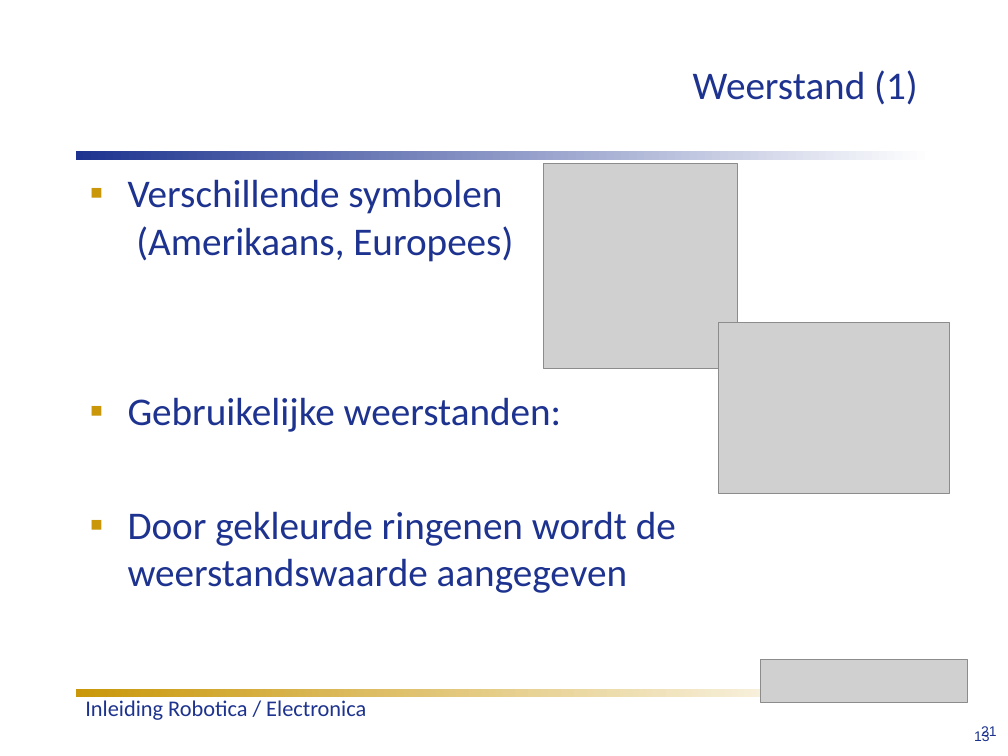
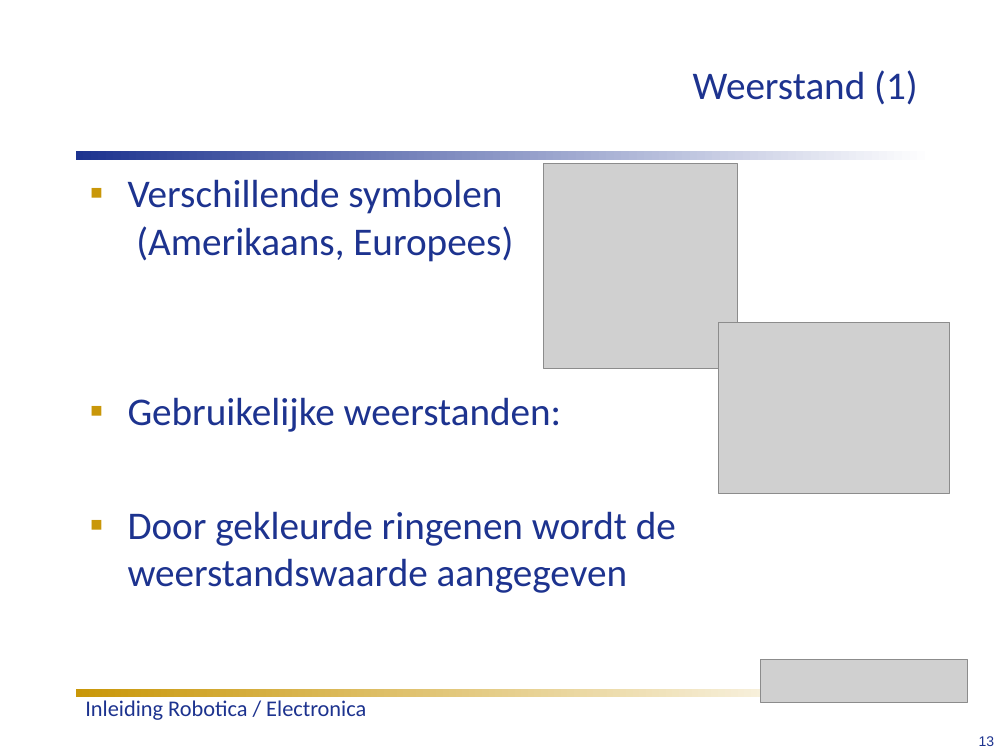
Before and after one commit to humiq/Greendevelopment, a slide deck: slide 13 of trunk/documents/Colleges/ISIROB College 1.ppt. Drawn at 1008x756 pixels with LibreOffice and Linux fonts; fonts in the diff are those of the drawing; grey boxes stand for pictures. Boxes give left, top, right and bottom in pixels: in the first picture for what was removed or moved away, otherwise in the second. Text is boxed around its words. In the diff, an @@ line names an element or a change of style, - is before the commit and + after.

```diff
--- a/trunk/documents/Colleges/ISIROB College 1.ppt
+++ b/trunk/documents/Colleges/ISIROB College 1.ppt
@@ page number: place and size @@
-page number at (974, 730, 990, 741)
+page number at (979, 736, 995, 746)
@@ text removed at (981, 726, 997, 740) @@
-21
```
Also in this commit, not shown: 24 other slides changed.
